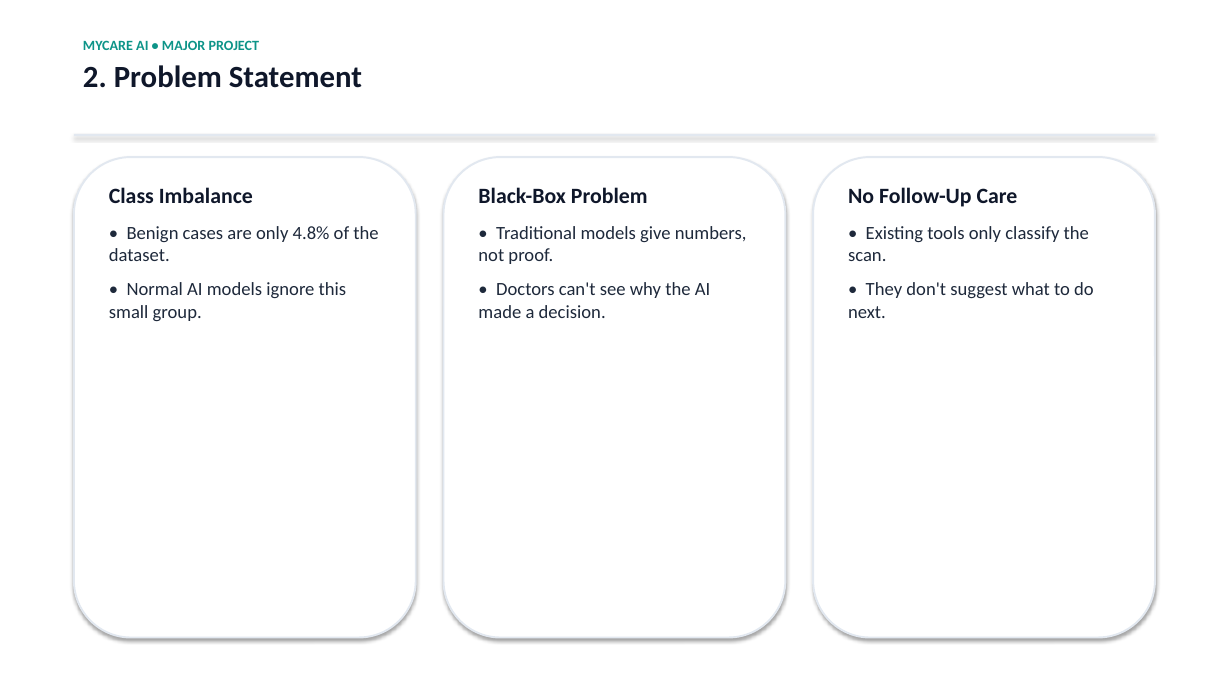
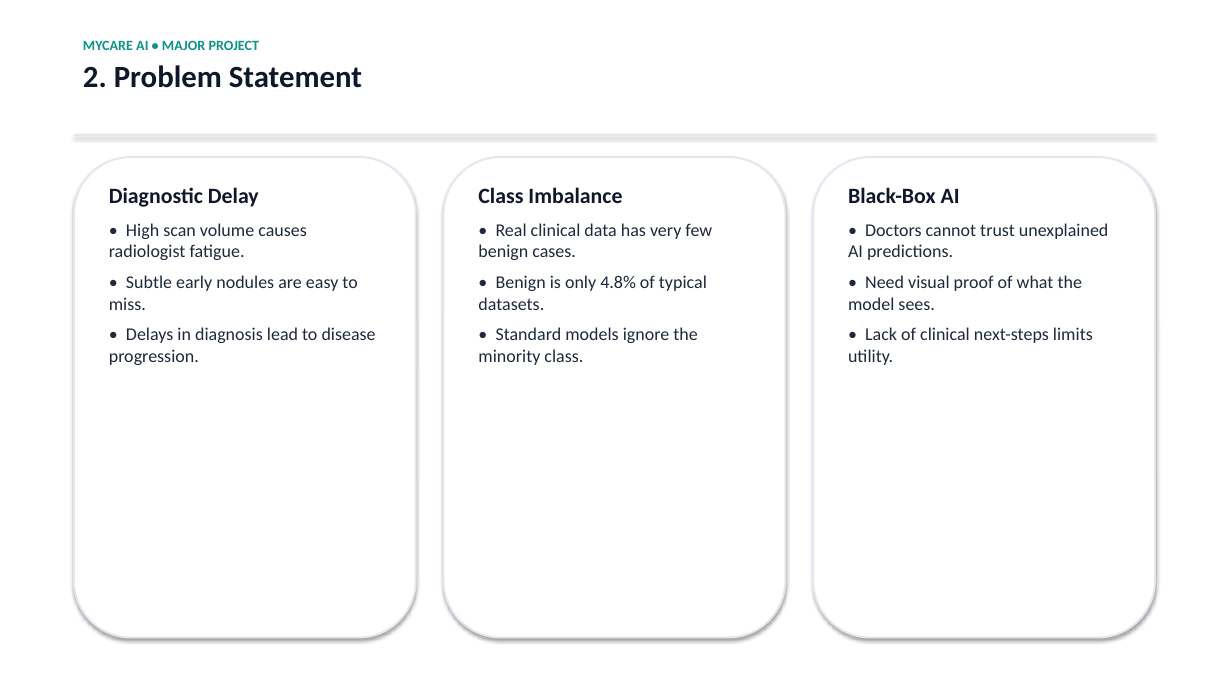
Before and after one commit to vinithram2/MyCare-Lung-Cancer-Detection, a slide deck: slide 3 of Project_Documents/MyCare_Lung_Cancer_Detection_Full.pptx. Drawn at 1232x693 pixels with LibreOffice and Linux fonts; fonts in the diff are those of the drawing. Boxes give left, top, right and bottom in pixels: in the first picture for what was removed or moved away, otherwise in the second. Text is boxed around its words. In the diff, an @@ line names an element or a change of style, - is before the commit and + after.

```diff
--- a/Project_Documents/MyCare_Lung_Cancer_Detection_Full.pptx
+++ b/Project_Documents/MyCare_Lung_Cancer_Detection_Full.pptx
@@ text at (x1=109, y1=187, x2=376, y2=365): text changed; size 14.5 to 14 pt @@
-Class Imbalance
-• Benign cases are only 4.8% of the dataset.
-• Normal AI models ignore this small group.
+Diagnostic Delay
+• High scan volume causes radiologist fatigue.
+• Subtle early nodules are easy to miss.
+• Delays in diagnosis lead to disease progression.
@@ text at (x1=478, y1=187, x2=712, y2=365): text changed; size 14.5 to 14 pt @@
-Black-Box Problem
-• Traditional models give numbers, not proof.
-• Doctors can't see why the AI made a decision.
+Class Imbalance
+• Real clinical data has very few benign cases.
+• Benign is only 4.8% of typical datasets.
+• Standard models ignore the minority class.
@@ text at (x1=848, y1=187, x2=1109, y2=365): text changed; size 14.5 to 14 pt @@
-No Follow-Up Care
-• Existing tools only classify the scan.
-• They don't suggest what to do next.
+Black-Box AI
+• Doctors cannot trust unexplained AI predictions.
+• Need visual proof of what the model sees.
+• Lack of clinical next-steps limits utility.
```
Also in this commit, not shown: 14 other slides changed, 11 slides added, 13 slides removed, 6 other files.
